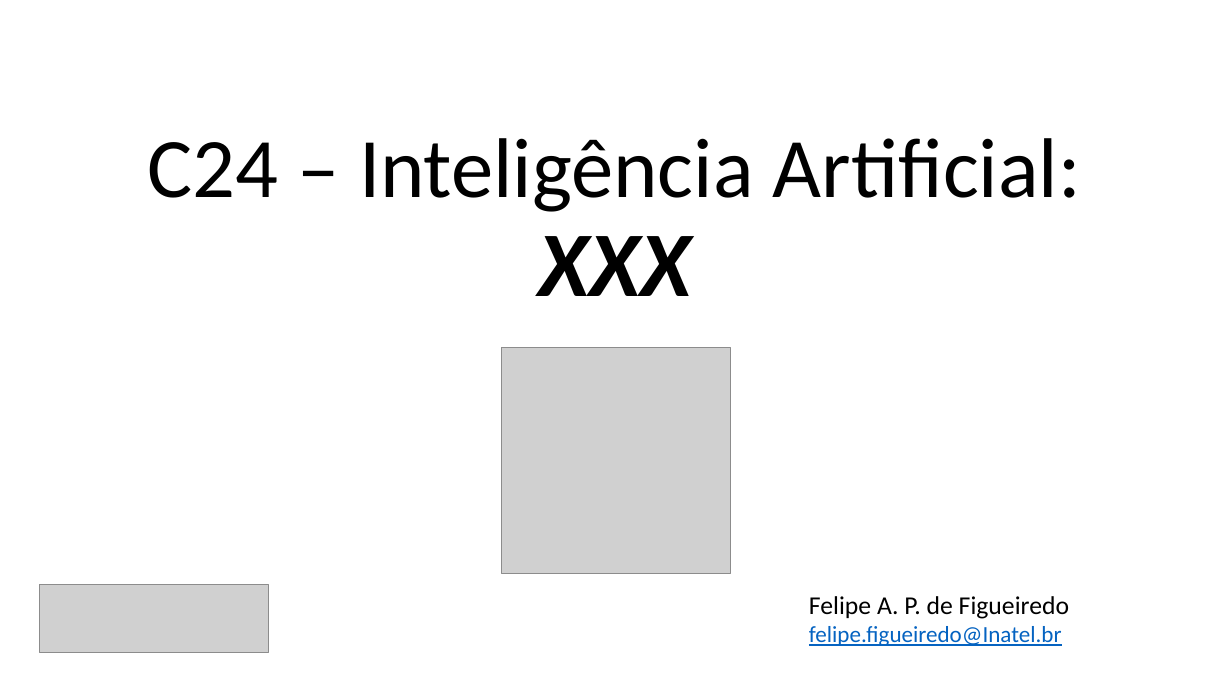
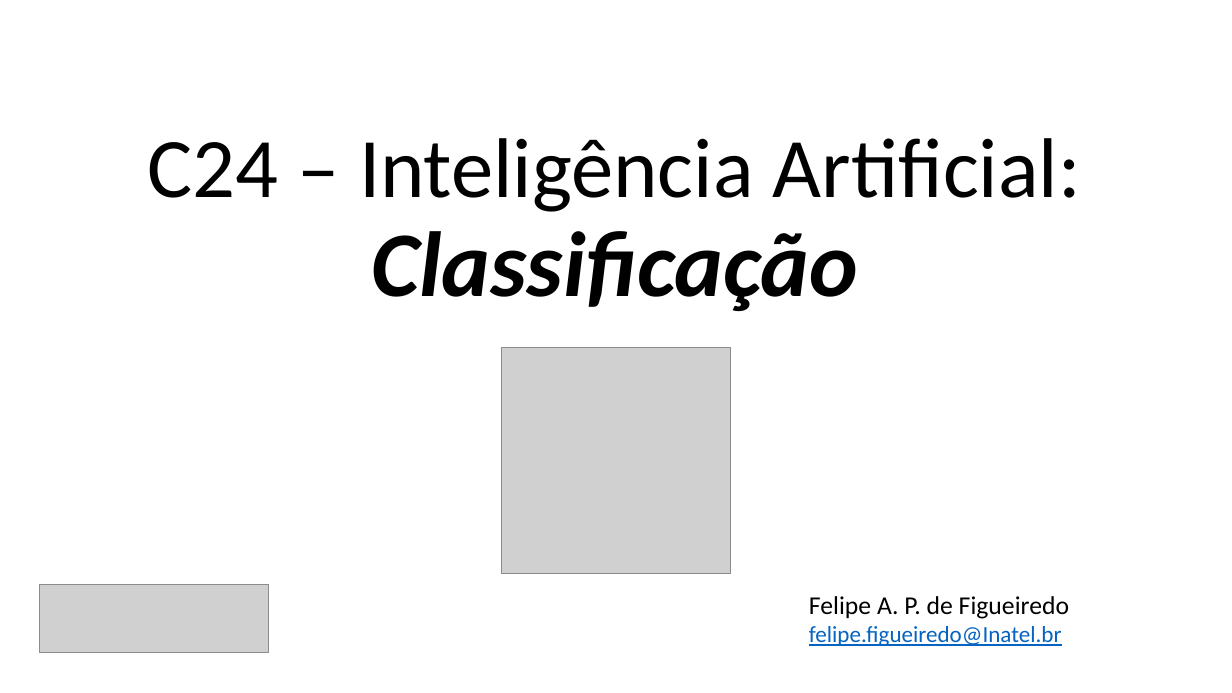
Before and after one commit to zz4fap/c24_inteligencia_artificial, a slide deck: slide 1 of slides/C24_Regressão_logística.pptx. Drawn at 1232x693 pixels with LibreOffice and Linux fonts; fonts in the diff are those of the drawing; grey boxes stand for pictures. Boxes give left, top, right and bottom in pixels: in the first picture for what was removed or moved away, otherwise in the second. Text is boxed around its words. In the diff, an @@ line names an element or a change of style, - is before the commit and + after.

Commit message:
update of slides

```diff
--- a/slides/C24_Regressão_logística.pptx
+++ b/slides/C24_Regressão_logística.pptx
@@ title at (148, 138, 1081, 311): text changed @@
-C24 – Inteligência Artificial:
-XXX
+C24 – Inteligência Artificial:
+Classificação
```
Also in this commit, not shown: 12 slides added, 8 slides removed, 2 other files.
